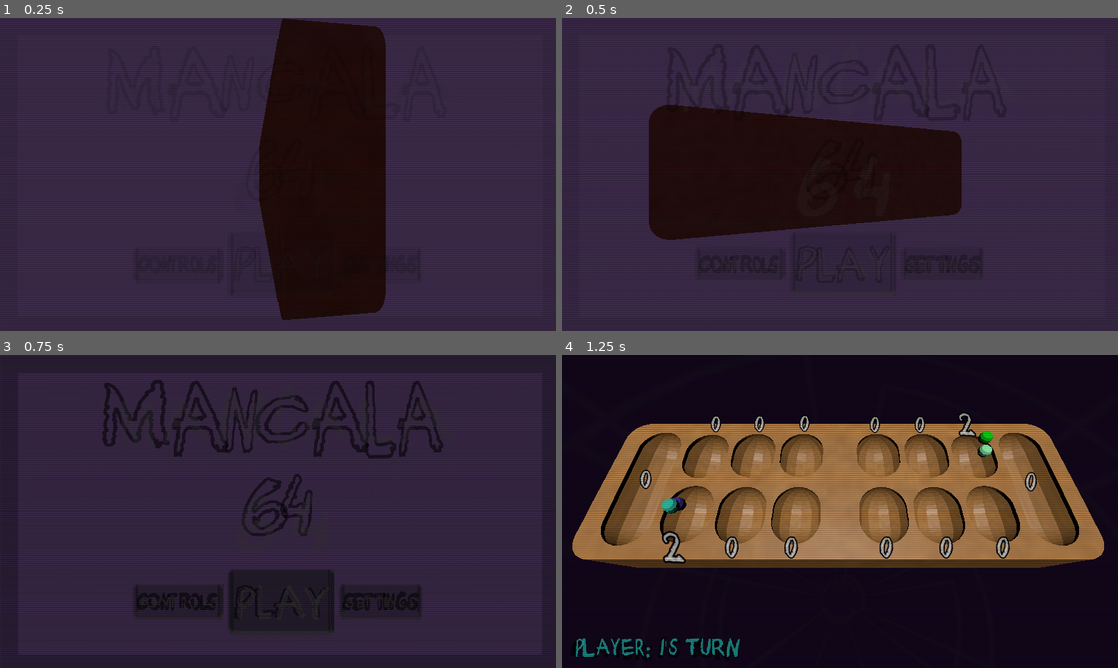
Above: before the commit, frames 1-4 (two rows, left to right).
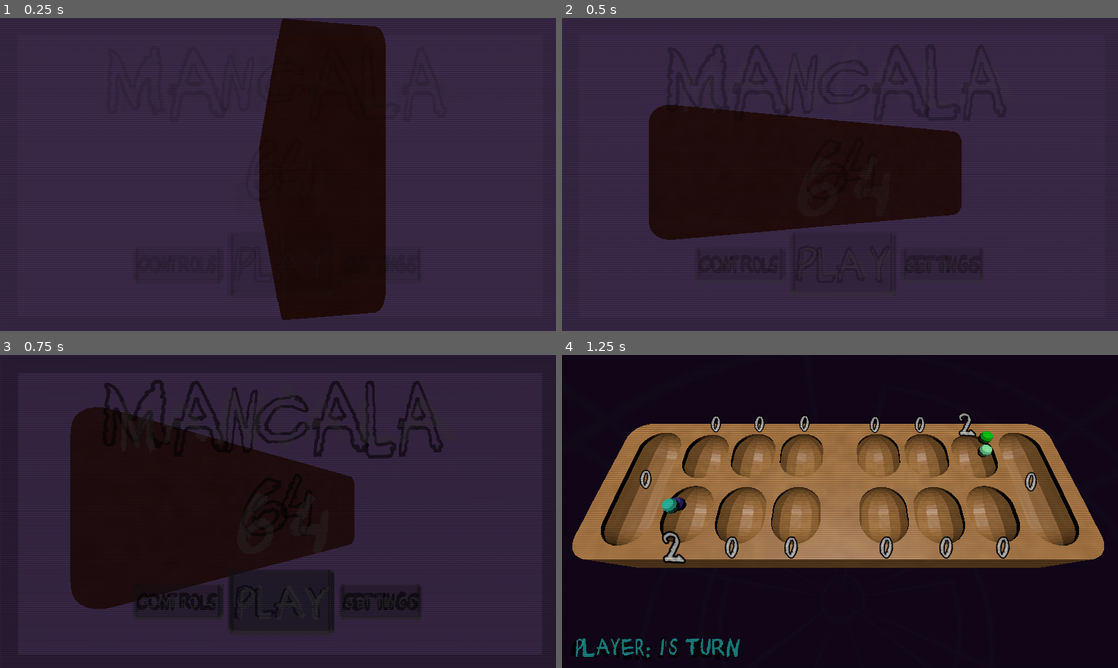
Above: after the commit, the same moments.

Repository: sym-z/3d-mancala
Game: Godot game, scene res://scenes/main_menu.tscn
The game is run twice, just before and just after one commit, with the same random seed, the same clock (stepped at 60 frames per second) and the same inputs.
Inputs:
- Up to frame 1 (0.25 s): no input
- Up to frame 2 (0.5 s): no input
- Up to frame 3 (0.75 s): click "PLAY" at 0.5 s
- Up to frame 4 (1.25 s): no input

Frames 1-2 are identical in both runs. In frame 3, 22% of the frame differs, in the area x 12-64%, y 16-82%; in frame 4, nothing differs.

Commit message:
Update main_menu.gd

Diff:
--- a/src/scenes/main_menu.gd
+++ b/src/scenes/main_menu.gd
@@ -28,7 +28,7 @@
 	pass
 
 func to_game():
-	model.visible = false
+	#model.visible = false
 	var tween : Tween = get_tree().create_tween()
 	tween.tween_property(self,"modulate", Color(0,0,0,1), fade_time)
 	tween.play()
